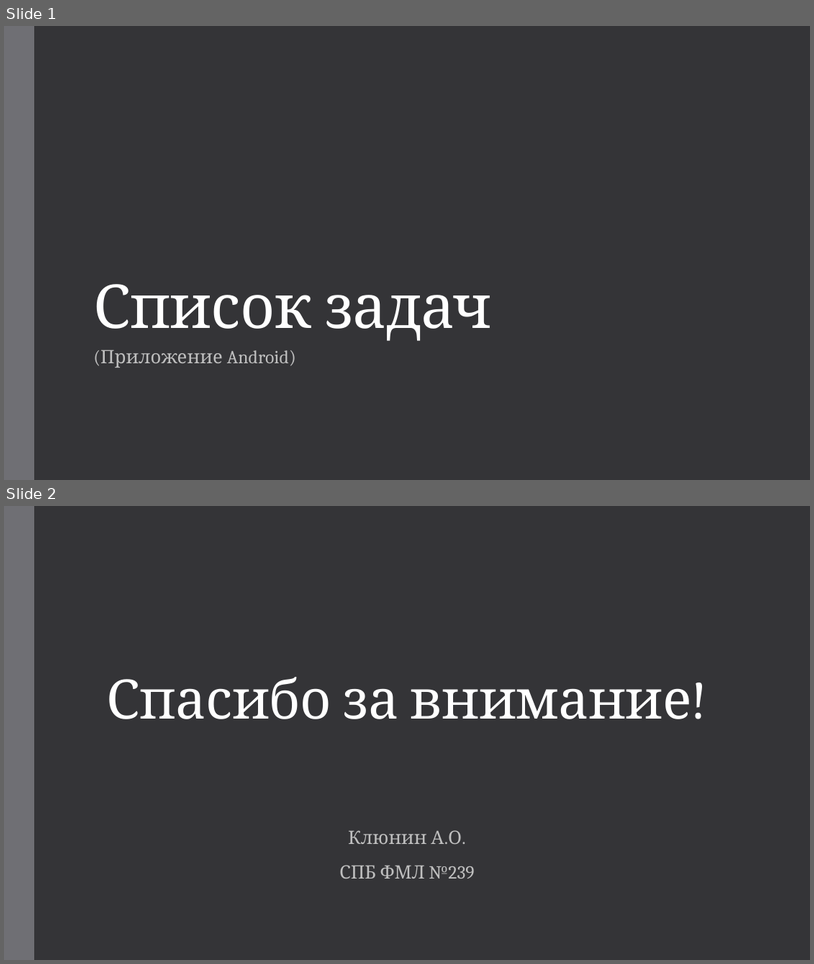
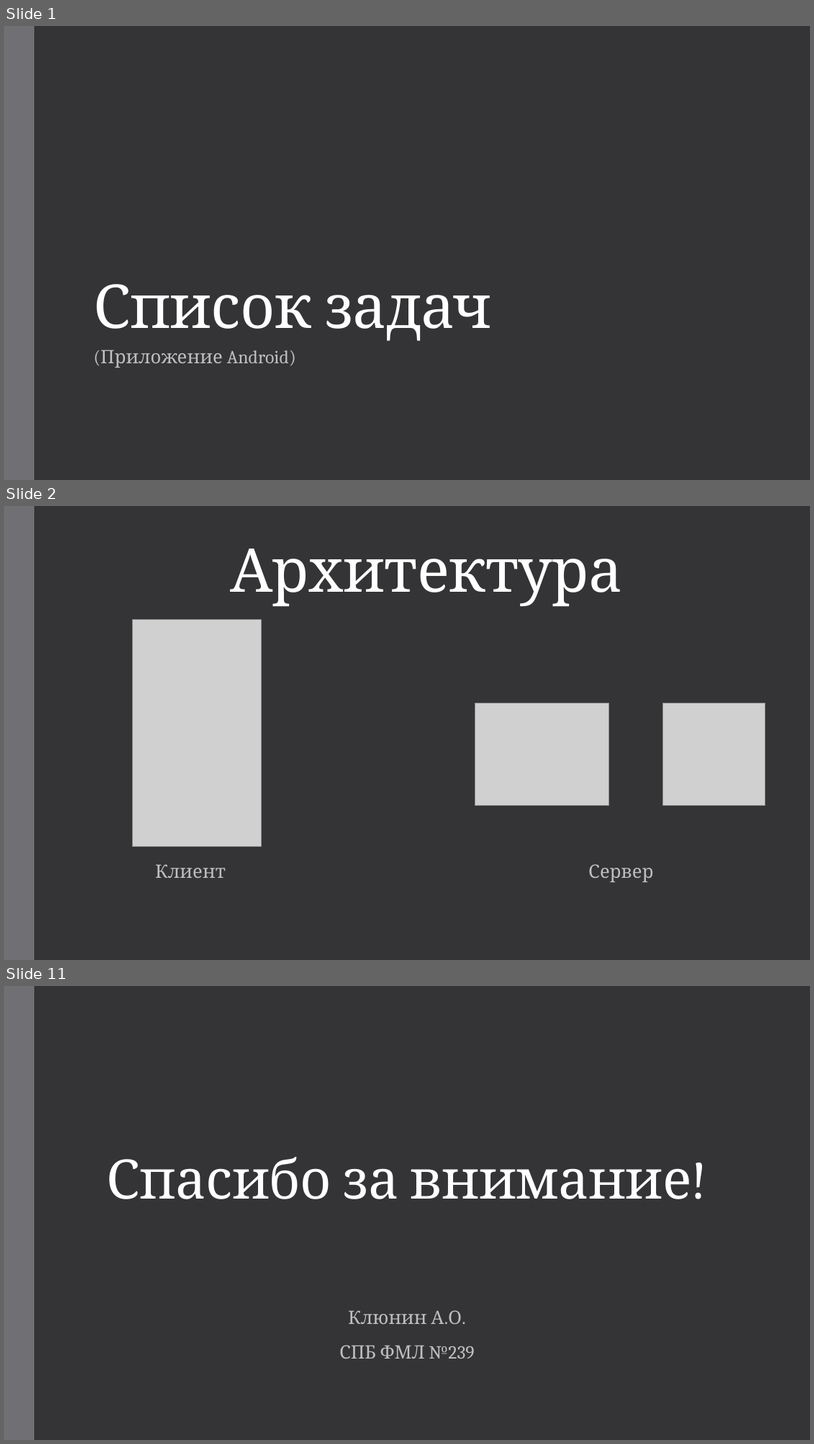
Before and after one commit to aoklyunin/AndroidTaskList, a slide deck: report/СПб_239_Клюнин.pptx. Shown one above the other, each under a label of ours: slides 1 and 2 before the commit, slides 1, 2 and 11 after it; the slides between them are not shown. The pictures are 814x964 and 814x1444 pixels, drawn with LibreOffice and Linux fonts; fonts in the diff are those of the drawing; grey boxes stand for pictures. Boxes give left, top, right and bottom in pixels: in the first picture for what was removed or moved away, otherwise in the second. Text is boxed around its words. In the diff, an @@ line names an element or a change of style, - is before the commit and + after.

```diff
--- a/report/СПб_239_Клюнин.pptx
+++ b/report/СПб_239_Клюнин.pptx
@@ slide 2 added at [4,506,810,960], background #353537; not listed: 1 template element that a slide beside it also shows @@
@@ title added at [230,548,623,606], 72 pt, text #FFFFFF @@
+Архитектура
@@ picture added at [132,620,261,847] @@
@@ picture added at [476,703,610,805] @@
@@ picture added at [663,703,765,805] @@
@@ subtitle added at [155,864,226,878], 22 pt, text #BFBFBF @@
+Клиент
@@ text added at [589,864,653,882], 22 pt, text #BFBFBF @@
+Сервер
@@ what was slide 2 is now slide 11 @@
```
Also in this commit, not shown: 8 other slides added, 13 other files.
